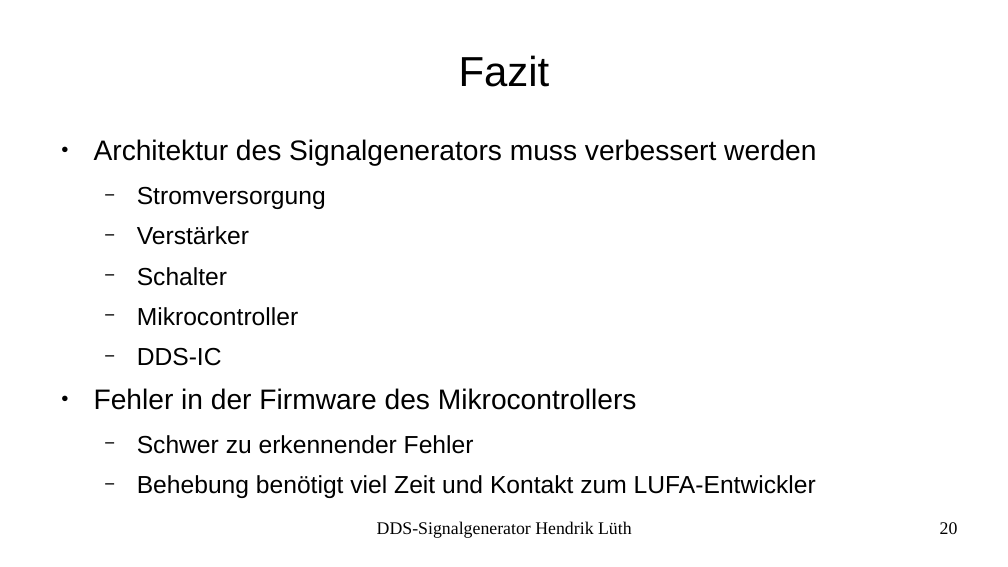
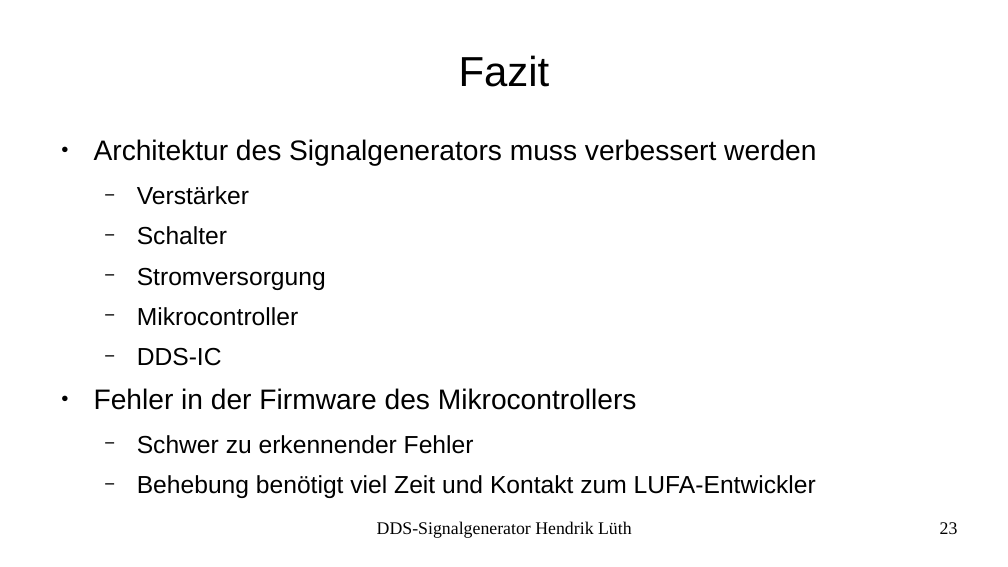
Before and after one commit to LabConnect/Signalgenerator, a slide deck: slide 23 of docs/Präsentation_Prüfung/Präsentation-Signalgenerator.odp (slide 20 before the commit). Drawn at 1008x567 pixels with LibreOffice and Linux fonts; fonts in the diff are those of the drawing. Boxes give left, top, right and bottom in pixels: in the first picture for what was removed or moved away, otherwise in the second. Text is boxed around its words. In the diff, an @@ line names an element or a change of style, - is before the commit and + after.

```diff
--- a/docs/Präsentation_Prüfung/Präsentation-Signalgenerator.odp
+++ b/docs/Präsentation_Prüfung/Präsentation-Signalgenerator.odp
@@ text at (137,186,326,209): paragraph removed @@
-  − Stromversorgung
@@ text at (137,267,326,290): paragraph added @@
+  − Stromversorgung
@@ page number at (940,522,958,534): text changed @@
-20
+23
```
Also in this commit, not shown: 5 other slides changed, 7 slides added, 1 other file.
